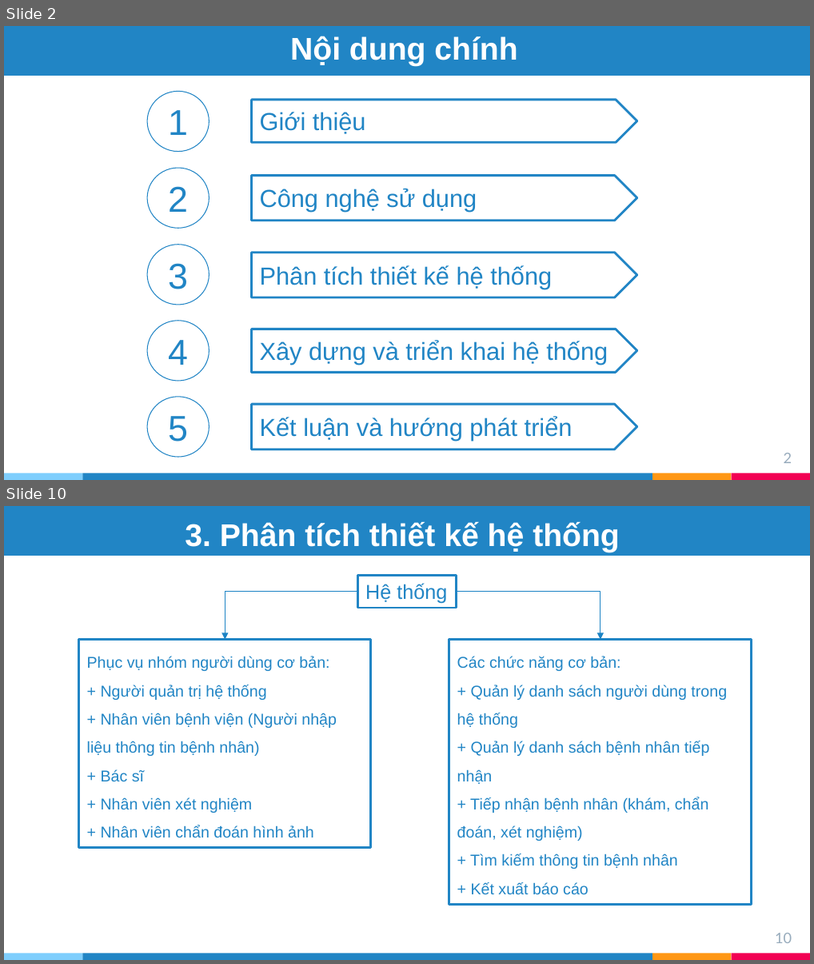
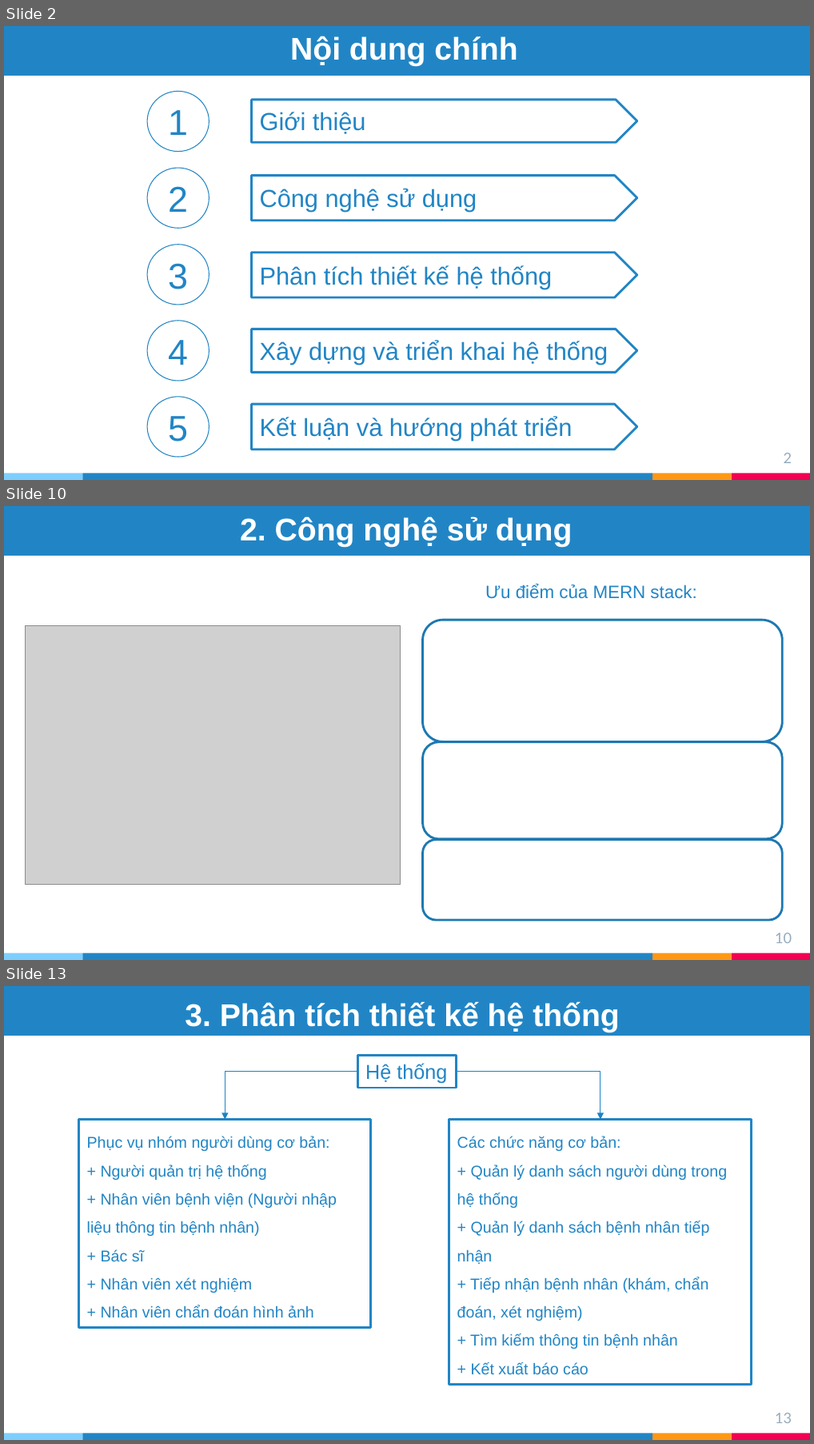
Before and after one commit to tranphuongthao2405/finalproject, a slide deck: report/slide ĐATN - Trần Phương Thảo - 20173383.pptx. Shown one above the other, each under a label of ours: slides 2 and 10 before the commit, slides 2, 10 and 13 after it; the slides between them are not shown. The pictures are 814x964 and 814x1444 pixels, drawn with LibreOffice and Linux fonts; fonts in the diff are those of the drawing; grey boxes stand for pictures. Boxes give left, top, right and bottom in pixels: in the first picture for what was removed or moved away, otherwise in the second. Text is boxed around its words. In the diff, an @@ line names an element or a change of style, - is before the commit and + after.

```diff
--- a/report/slide ĐATN - Trần Phương Thảo - 20173383.pptx
+++ b/report/slide ĐATN - Trần Phương Thảo - 20173383.pptx
@@ slide 10 added at [4, 506, 810, 960], background #FFFFFF; not listed: 4 template elements that a slide beside it also shows @@
@@ rectangle added at [4, 506, 810, 554], fill #2185C5, outline #2185C5 2 pt @@
@@ title added at [240, 516, 573, 547], 28 pt, text #FFFFFF, bold @@
+2. Công nghệ sử dụng
@@ text added at [486, 584, 697, 599], 16 pt, text #2185C5 @@
+Ưu điểm của MERN stack:
@@ picture added at [25, 625, 400, 884] @@
@@ rounded rectangle added at [422, 620, 782, 741], fill #FFFFFF, outline #1E79B3 2 pt @@
@@ rounded rectangle added at [422, 741, 782, 838], fill #FFFFFF, outline #1E79B3 2 pt @@
@@ rounded rectangle added at [422, 839, 782, 920], fill #FFFFFF, outline #1E79B3 2 pt @@
@@ page number added at [775, 932, 792, 943], 13 pt, text #97ABBC @@
+10
@@ what was slide 10 is now slide 13 @@
@@ page number at [775, 1412, 792, 1423]: text changed @@
-10
+13
```
Also in this commit, not shown: 10 slides changed, 3 other slides added, 2 slides removed, 1 other file.
